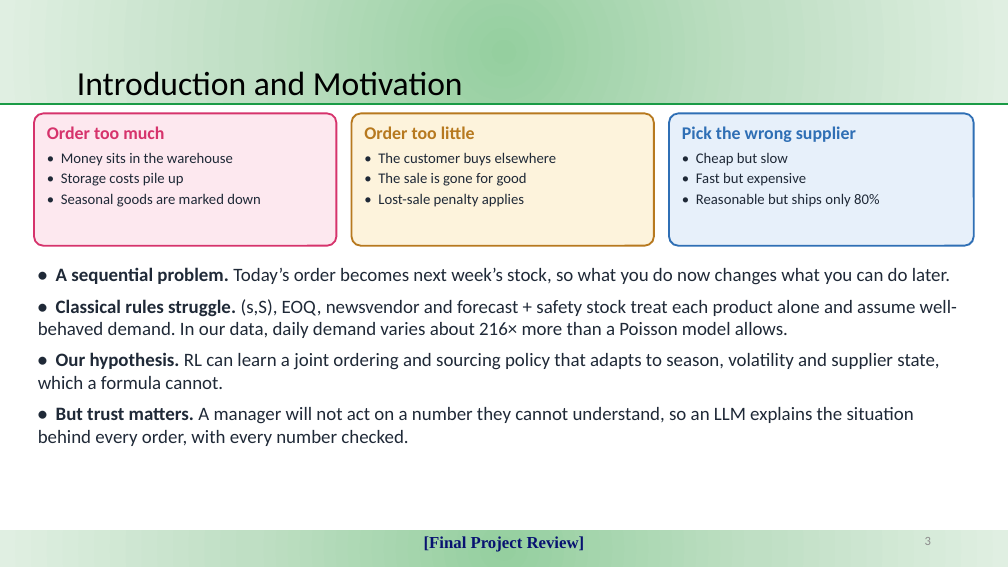
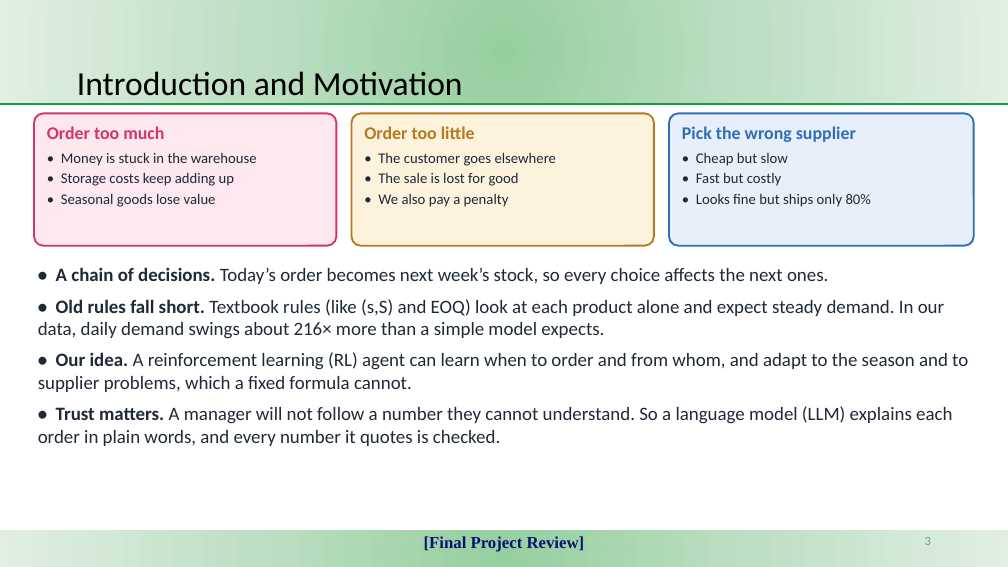
Before and after one commit to KJSK-Koushik/Supply-AI-RL-Explainable-supply-chain-Optimisation, a slide deck: slide 3 of reports/SupplyAI-RL_Final_Project_Review.pptx. Drawn at 1008x567 pixels with LibreOffice and Linux fonts; fonts in the diff are those of the drawing. Boxes give left, top, right and bottom in pixels: in the first picture for what was removed or moved away, otherwise in the second. Text is boxed around its words. In the diff, an @@ line names an element or a change of style, - is before the commit and + after.

Commit message:
Rewrite the final-review deck text in simpler words
Same slides, layout and numbers. Plain-English wording for the introduction,
problem, gaps, objectives, methodology, dataset, baselines, explainer,
crisis, dashboard, results and conclusion slides and for the three
infographics (architecture, agent loop, explainer pipeline). Technical terms
are kept but explained where they first appear.

scripts/simplify_deck_text.py records the edit. It rewrites text in place and
is not a build step.

```diff
--- a/reports/SupplyAI-RL_Final_Project_Review.pptx
+++ b/reports/SupplyAI-RL_Final_Project_Review.pptx
@@ text at (x1=61, y1=152, x2=257, y2=207): text changed @@
-• Money sits in the warehouse
-• Storage costs pile up
-• Seasonal goods are marked down
+• Money is stuck in the warehouse
+• Storage costs keep adding up
+• Seasonal goods lose value
@@ text at (x1=378, y1=152, x2=557, y2=207): text changed @@
-• The customer buys elsewhere
-• The sale is gone for good
-• Lost-sale penalty applies
+• The customer goes elsewhere
+• The sale is lost for good
+• We also pay a penalty
@@ text at (x1=696, y1=172, x2=871, y2=207): text changed @@
-• Fast but expensive
-• Reasonable but ships only 80%
+• Fast but costly
+• Looks fine but ships only 80%
@@ text at (x1=38, y1=267, x2=968, y2=446): text changed @@
-• A sequential problem. Today’s order becomes next week’s stock, so what you do now changes what you can do later.
-• Classical rules struggle. (s,S), EOQ, newsvendor and forecast + safety stock treat each product alone and assume well-behaved demand. In our data, daily demand varies about 216× more than a Poisson model allows.
-• Our hypothesis. RL can learn a joint ordering and sourcing policy that adapts to season, volatility and supplier state, which a formula cannot.
-• But trust matters. A manager will not act on a number they cannot understand, so an LLM explains the situation behind every order, with every number checked.
+• A chain of decisions. Today’s order becomes next week’s stock, so every choice affects the next ones.
+• Old rules fall short. Textbook rules (like (s,S) and EOQ) look at each product alone and expect steady demand. In our data, daily demand swings about 216× more than a simple model expects.
+• Our idea. A reinforcement learning (RL) agent can learn when to order and from whom, and adapt to the season and to supplier problems, which a fixed formula cannot.
+• Trust matters. A manager will not follow a number they cannot understand. So a language model (LLM) explains each order in plain words, and every number it quotes is checked.
```
Also in this commit, not shown: 19 other slides changed, 7 other files.
